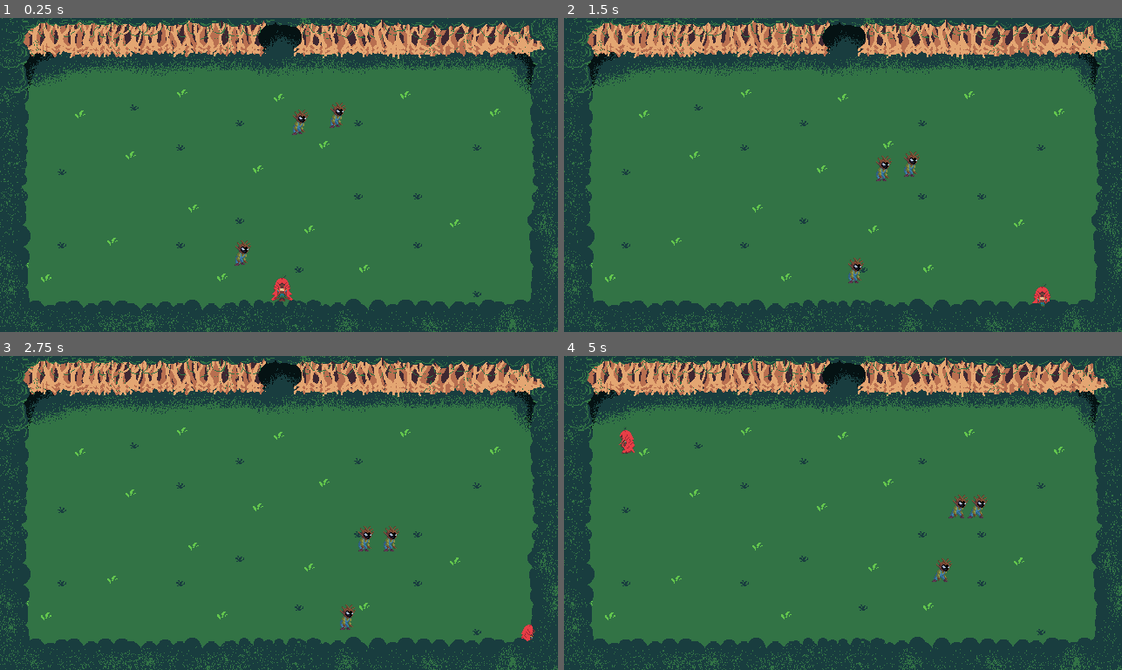
Above: before the commit, frames 1-4 (two rows, left to right).
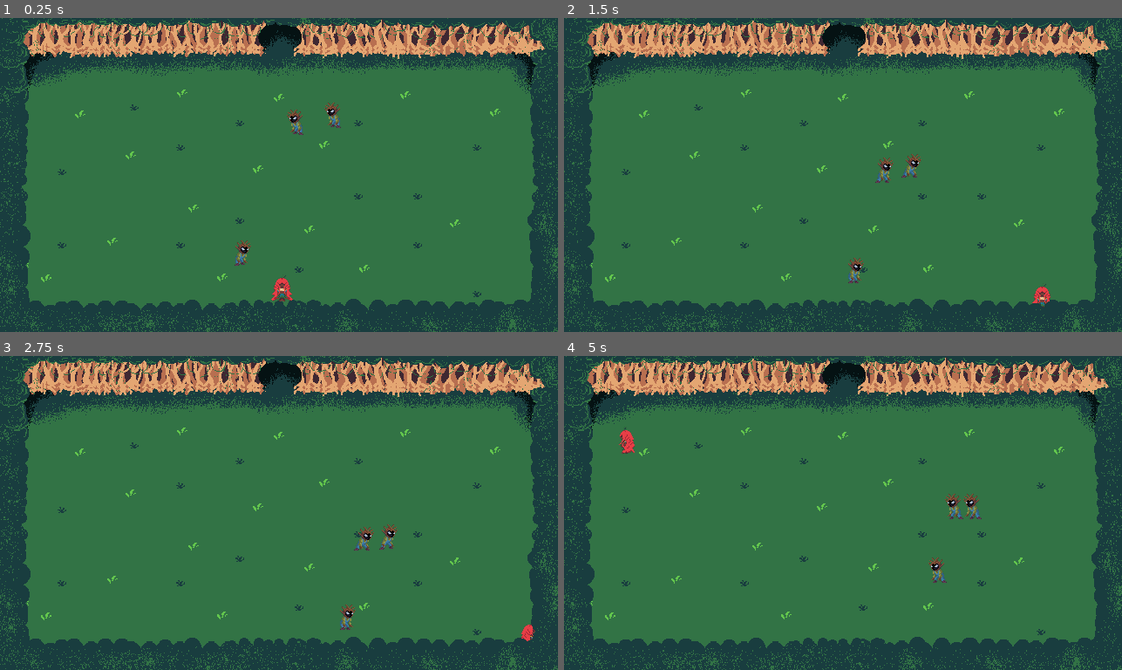
Above: after the commit, the same moments.

Repository: SamuelMTL/AmazonProject
Game: Godot game, scene res://scenes/Dungeons/dungeon.tscn
Same seed, same stepped clock (60 frames per second), same inputs: the game is played once before the commit and once after it. This scene is started directly instead of the project's main scene. Sound files missing from this copy of the repository are replaced by a short silence.
Inputs (mouse positions are in pixels of both pictures, inside the frame that each line leads up to):
- Up to frame 1 (0.25 s): no input
- Up to frame 2 (1.5 s): move the mouse to (965, 159) at 0.52 s; hold Right (ui_right) 0.53-1.28 s; tap R (BoitataPower) at 0.6 s; move the mouse to (731, 190) at 1.27 s; hold Down (ui_down) from 1.28 s (still down); tap Q (CurupiraPower) at 1.35 s
- Up to frame 3 (2.75 s): move the mouse to (334, 443) at 2.02 s; release Down (ui_down) at 2.03 s; hold Right (ui_right) from 2.03 s (still down); tap H (Habilidades) at 2.1 s
- Up to frame 4 (5 s): move the mouse to (815, 575) at 2.77 s; release Right (ui_right) at 2.78 s; hold Up (ui_up) 2.78-3.53 s; tap E (IaraPower) at 2.85 s; move the mouse to (1010, 560) at 3.52 s; hold Left (ui_left) from 3.53 s (still down); click (1010, 560) at 3.6 s; move the mouse to (675, 465) at 4.27 s; tap Space (dash) at 4.35 s

The runs differ from the first frame. In frame 1, 0.3% of the frame differs, in the area x 51-63%, y 26-38%; in frame 2, 0.3%; in frame 3, 0.3%; in frame 4, 0.6%, in the area x 65-76%, y 43-73%.

Commit message:
Update inimigoteste.gd

Diff:
--- a/amazonproject/inimigoteste.gd
+++ b/amazonproject/inimigoteste.gd
@@ -56,7 +56,6 @@
 
 func _ready() -> void:
 	z_index = 10
-	choose_sprite("espantalho")
 	print("Enemy ready: ", self)
 
 func _physics_process(delta: float) -> void:
@@ -76,6 +75,7 @@
 	if distance <= follow_radius:
 		velocity = Vector2.ZERO
 
+	choose_sprite("espantalho", velocity)
 	move_and_slide()
 
 func apply_knockback(direction: Vector2, force: float):
@@ -107,8 +107,14 @@
 	queue_free()
 	Global.enemy_counter -= 1
 
-func choose_sprite(enemy: String):
-	sprites.play(inimigos[enemy]["animacoes"]["walk"]["right"])
+func choose_sprite(enemy: String, velocity: Vector2):
+	if velocity.x > 0:
+		sprites.play(inimigos[enemy]["animacoes"]["walk"]["right"])
+	elif velocity.x < 0:
+		sprites.play(inimigos[enemy]["animacoes"]["walk"]["left"])
+	else:
+		# Mantém idle baseado na última direção
+		sprites.play(inimigos[enemy]["animacoes"]["idle"]["right"])
 
 
 func _on_area_2d_body_entered(body: Node2D) -> void:
